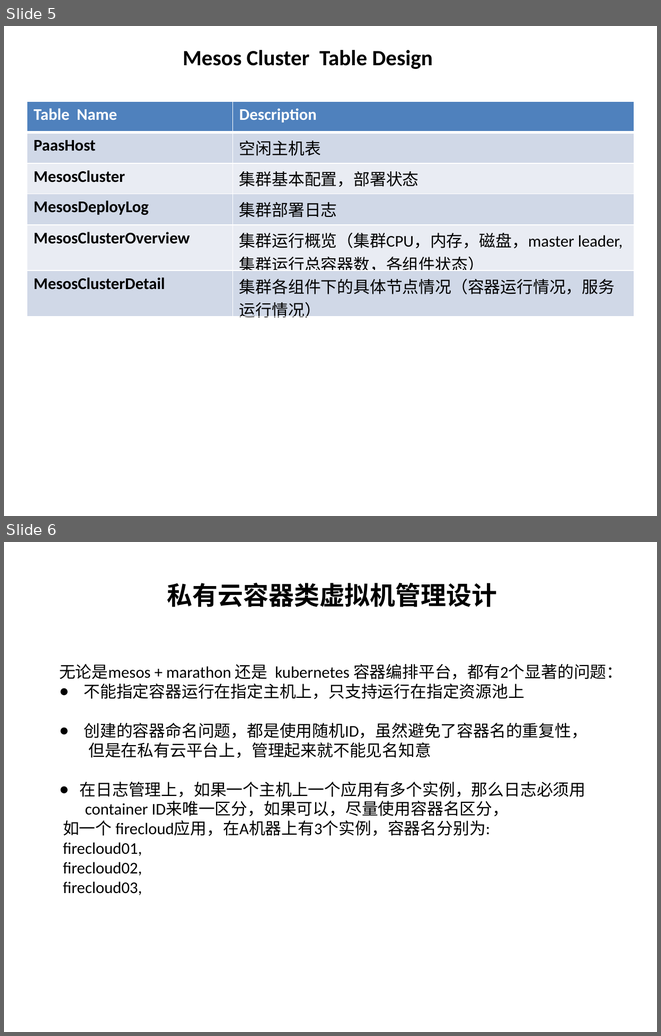
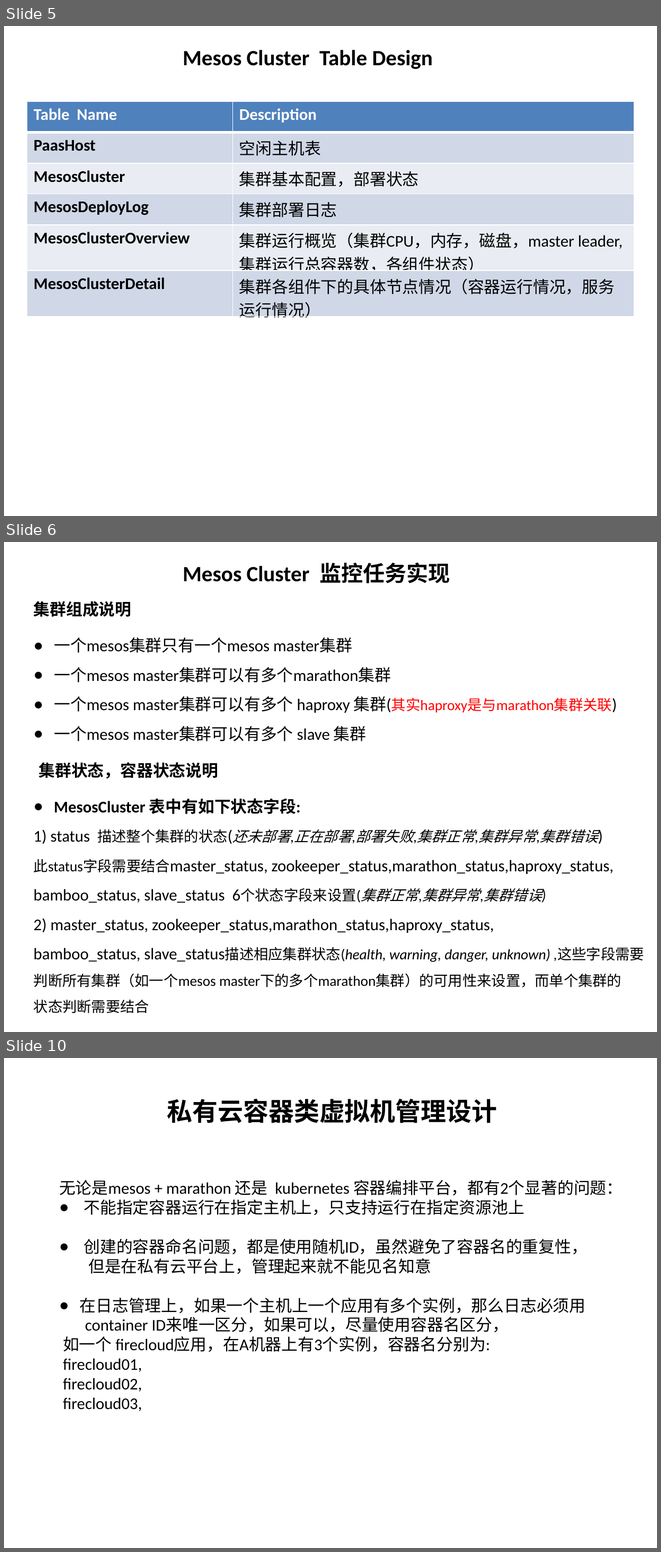
Before and after one commit to wsyx123/firecloud-server, a slide deck: description/firecloud-architecture.pptx. Shown one above the other, each under a label of ours: slides 5 and 6 before the commit, slides 5, 6 and 10 after it; the slides between them are not shown. The pictures are 661x1036 and 661x1552 pixels, drawn with LibreOffice and Linux fonts; fonts in the diff are those of the drawing. Boxes give left, top, right and bottom in pixels: in the first picture for what was removed or moved away, otherwise in the second. Text is boxed around its words. In the diff, an @@ line names an element or a change of style, - is before the commit and + after.

Commit message:
Complete monitoring function code for the mesos cluster

```diff
--- a/description/firecloud-architecture.pptx
+++ b/description/firecloud-architecture.pptx
@@ slide 6 added at box(4, 542, 657, 1032), background #FFFFFF @@
@@ text added at box(183, 562, 450, 583), 24 pt, text #000000, bold @@
+Mesos Cluster 监控任务实现
@@ text added at box(34, 601, 132, 617), 18 pt, text #000000, bold @@
+集群组成说明
@@ text added at box(54, 637, 612, 741), 18 pt, text #000000 @@
+● 一个mesos集群只有一个mesos master集群
+● 一个mesos master集群可以有多个marathon集群
+● 一个mesos master集群可以有多个 haproxy 集群(其实haproxy是与marathon集群关联)
+● 一个mesos master集群可以有多个 slave 集群
@@ text added at box(38, 762, 218, 778), 18 pt, text #000000, bold @@
+集群状态，容器状态说明
@@ text added at box(34, 798, 644, 1013), 18 pt, text #000000 @@
+● MesosCluster 表中有如下状态字段:
+1) status 描述整个集群的状态(还未部署,正在部署,部署失败,集群正常,集群异常,集群错误)
+此status字段需要结合master_status, zookeeper_status,marathon_status,haproxy_status,
+bamboo_status, slave_status 6个状态字段来设置(集群正常,集群异常,集群错误)
+2) master_status, zookeeper_status,marathon_status,haproxy_status,
+bamboo_status, slave_status描述相应集群状态(health, warning, danger, unknown) ,这些字段需要
+判断所有集群（如一个mesos master下的多个marathon集群）的可用性来设置，而单个集群的
+状态判断需要结合
@@ what was slide 6 is now slide 10 @@
```
Also in this commit, not shown: 3 other slides added, 6 other files.
